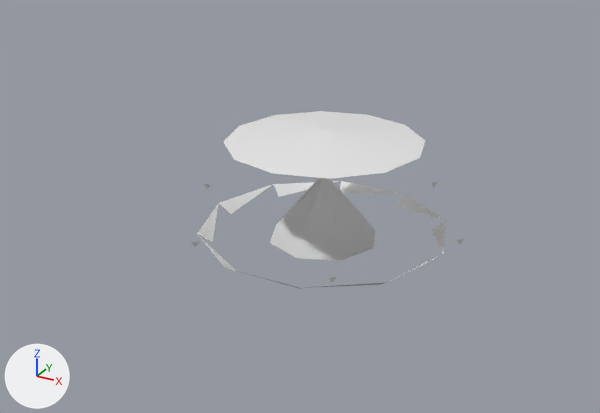
The OBJ model GameData/Meshes/Stations/voidborn/power_reactor.obj: old version first, new version second.
The view is the same before and after, from a 50 mm camera at (12.6, -24.7, 13.3) aimed at (-0.2, -1.3, 1.7). Lighting does not change. The marker at lower left points along +X, +Y and +Z. The picture after the commit comes second. Where no turn or scale is listed for an object, it has been applied to the vertices. Vertices at exactly the same position are counted once.

Objects in the first picture: 'power_reactor'.
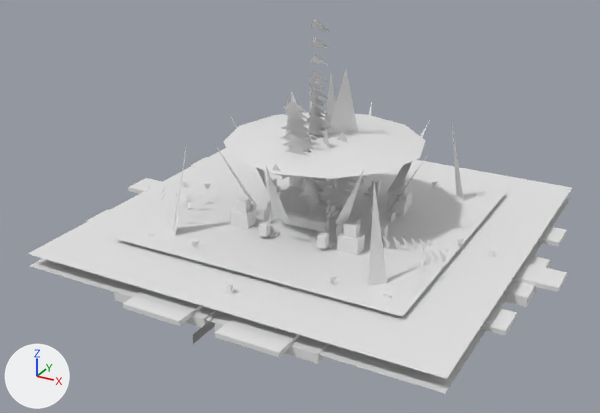
The change in detail:
me_power_reactor is used by ob_power_reactor; location (0.0, 0.0, 0.0).
me_power_reactor had 67 vertices, 45 faces and spanned x -5.12..5.33, y -4.64..4.43, z 0.0..4.12.
me_power_reactor now has 1609 vertices, 1666 faces and spans x -8.64..8.64, y -8.21..8.21, z 0.0..8.1.
me_power_reactor part 1: a new loose piece, a box spanning x 4.46..7.9, y -1.47..1.47, z 0.0..0.33.
me_power_reactor part 2: a new loose piece, a box spanning x 0.19..3.63, y -7.35..-4.41, z 0.0..0.33.
me_power_reactor part 3: a new loose piece, a box spanning x -3.63..-0.19, y -7.35..-4.41, z 0.0..0.33.
me_power_reactor part 4: a new loose piece, a box spanning x 6.52..8.64, y -0.58..0.58, z 0.29..0.45.
me_power_reactor part 5: a new loose piece, a box spanning x 5.77..7.89, y -3.87..-2.71, z 0.29..0.45.
me_power_reactor part 6: a new loose piece, a box spanning x 0.63..2.75, y -7.97..-6.81, z 0.29..0.45.
me_power_reactor part 7: a new loose piece, a box spanning x -2.75..-0.63, y -7.97..-6.81, z 0.29..0.45.
me_power_reactor part 8: a new loose piece, a box spanning x -8.64..-6.52, y -0.58..0.58, z 0.29..0.45.
me_power_reactor part 9: a new loose piece, a box spanning x 5.77..7.89, y 2.71..3.87, z 0.29..0.45.
me_power_reactor part 10: the loose piece of 21 vertices spanning x -4.62..4.62, y -4.39..4.39, z 0.0..0.37 is rebuilt with 21 vertices and now spans x -5.12..5.12, y -4.87..4.87, z 0.0..0.41.
me_power_reactor part 11: 11 vertices removed from x -2.03..2.03, y -2.03..2.03, z 0.0..2.54; 1308 vertices added at x -8.21..8.21, y -8.21..8.21, z 0.0..8.1.
me_power_reactor part 12: 8 vertices added at x -7.32..7.32, y -7.32..7.32, z 0.28..0.74.
Other edits to the shape of me_power_reactor do not show in these pictures.

Location of each change, (x1, y1, x2, y2) in pixels of the pictures (600 x 413 px):
'power_reactor', reshaped (98% wider, 110% taller)
    before: (191, 111, 465, 289)
    after: (28, 19, 572, 394)
part 1 of me_power_reactor, added
    after: (504, 255, 550, 307)
part 2 of me_power_reactor, added
    after: (215, 313, 328, 364)
part 3 of me_power_reactor, added
    after: (114, 283, 216, 327)
part 4 of me_power_reactor, added
    after: (512, 263, 567, 292)
part 5 of me_power_reactor, added
    after: (480, 307, 517, 335)
part 6 of me_power_reactor, added
    after: (215, 316, 300, 357)
part 7 of me_power_reactor, added
    after: (123, 289, 203, 326)
part 8 of me_power_reactor, added
    after: (128, 178, 162, 193)
part 9 of me_power_reactor, added
    after: (537, 226, 567, 246)
part 10 of me_power_reactor, rebuilt (not visible afterwards)
    before: (197, 181, 446, 289)
part 11 of me_power_reactor, built on
    before: (270, 178, 375, 261)
    after: (117, 19, 507, 344)
part 12 of me_power_reactor, added
    after: (28, 147, 572, 394)
